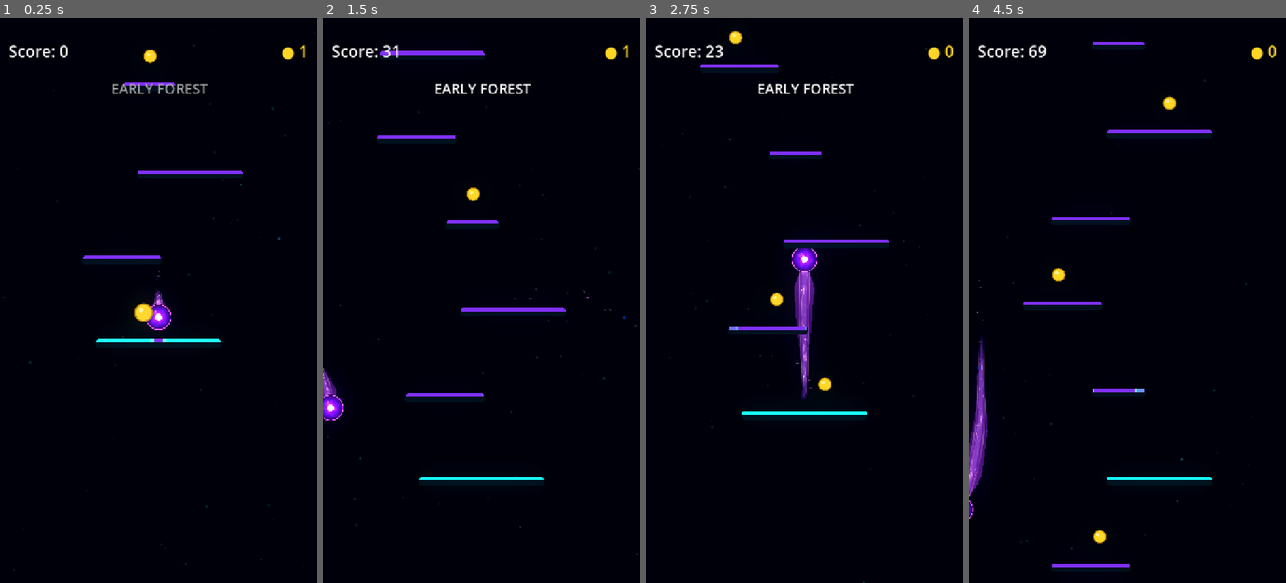
Above: before the commit, frames 1-4 (left to right).
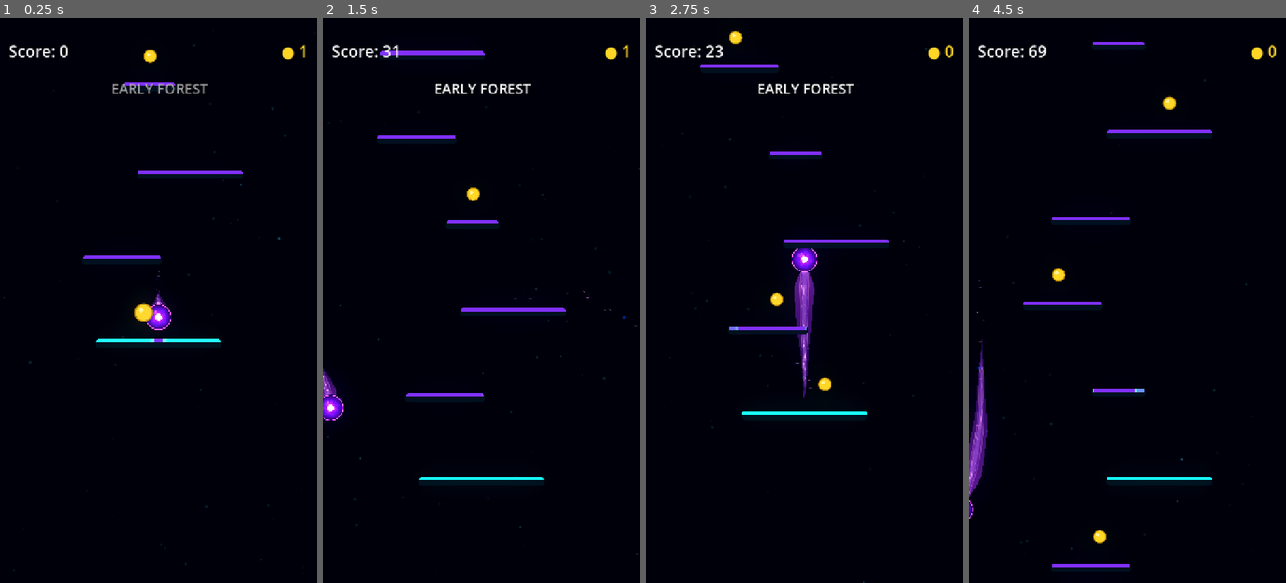
Above: after the commit, the same moments.

Repository: Kryodo/TowerJump
Game: Godot game, scene res://scenes/main.tscn
Two runs of this game, one before a commit and one after it. Both use one fixed random seed, a clock stepped at 60 frames per second and the inputs below.
Inputs (mouse positions are in pixels of both pictures, inside the frame that each line leads up to):
- Up to frame 1 (0.25 s): no input
- Up to frame 2 (1.5 s): move the mouse to (551, 272) at 0.52 s; hold Right (ui_right) 0.53-1.25 s; click (551, 272) at 0.67 s; drag from (418, 328) to (471, 193) at 1.27 s
- Up to frame 3 (2.75 s): click "Nochmal spielen" at 2 s
- Up to frame 4 (4.5 s): move the mouse to (1159, 176) at 2.77 s; hold Right (ui_right) 2.78-3.5 s; drag from (1111, 413) to (1057, 215) at 3.52 s; move the mouse to (1222, 385) at 4.27 s; hold Left (ui_left) from 4.28 s (still down)

The runs differ from the first frame. In frame 1, less than 0.1% of the frame differs, in the area x 48-52%, y 48-51%; in frame 2, less than 0.1%; in frame 3, 0.3%; in frame 4, 0.4%, in the area x 0-6%, y 56-85%.

Commit message:
Match energy taper to translucent aura vase profile

Diff:
--- a/scenes/ball.tscn
+++ b/scenes/ball.tscn
@@ -28,7 +28,7 @@
 metadata/_snap_count = 15
 
 [sub_resource type="Curve" id="Curve_energy_taper"]
-_data = [Vector2(0, 0.58), 0.0, 2.8, 0, 1, Vector2(0.08, 0.98), 2.8, 0.45, 1, 1, Vector2(0.18, 1.12), 0.45, -0.45, 1, 1, Vector2(0.34, 1.04), -0.45, -0.55, 1, 1, Vector2(0.62, 0.82), -0.55, -0.7, 1, 1, Vector2(0.86, 0.60), -0.7, -0.45, 1, 1, Vector2(1, 0.46), -0.45, 0.0, 1, 0]
+_data = [Vector2(0, 0.58), 0.0, 1.7, 0, 1, Vector2(0.07, 0.70), 1.7, 2.0, 1, 1, Vector2(0.2, 0.98), 2.0, 0.0, 1, 1, Vector2(0.36, 0.84), 0.0, -0.9, 1, 1, Vector2(0.68, 0.46), -0.9, -0.8, 1, 1, Vector2(0.92, 0.12), -0.8, -0.35, 1, 1, Vector2(1, 0.07), -0.35, 0.0, 1, 0]
 point_count = 7
 
 [sub_resource type="ShaderMaterial" id="ShaderMaterial_eew57"]
